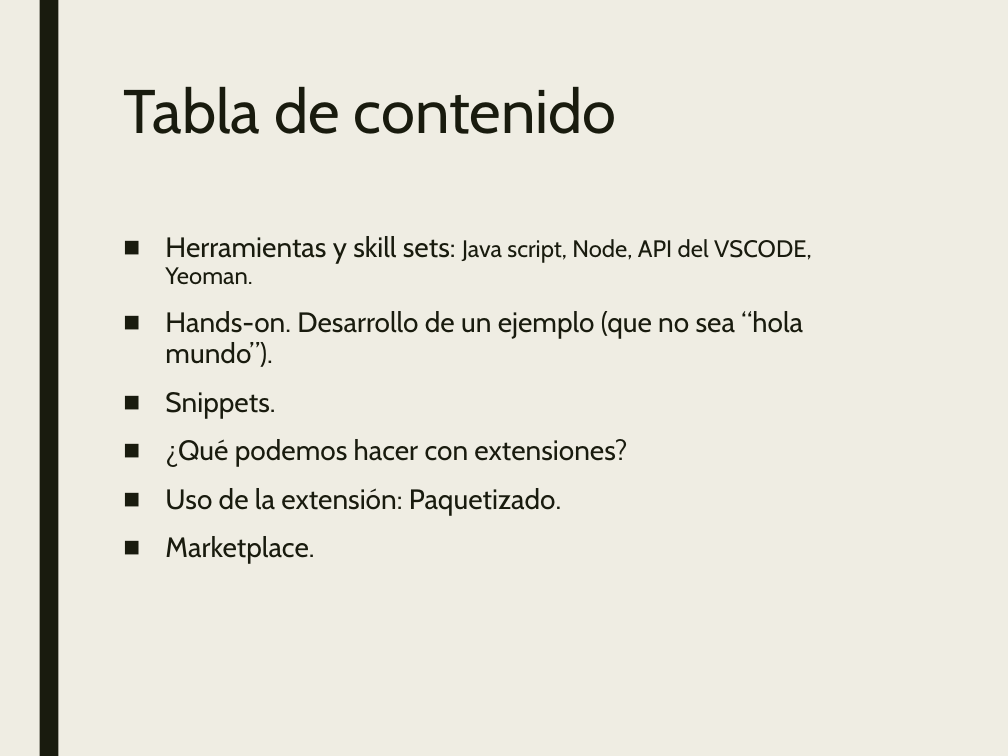
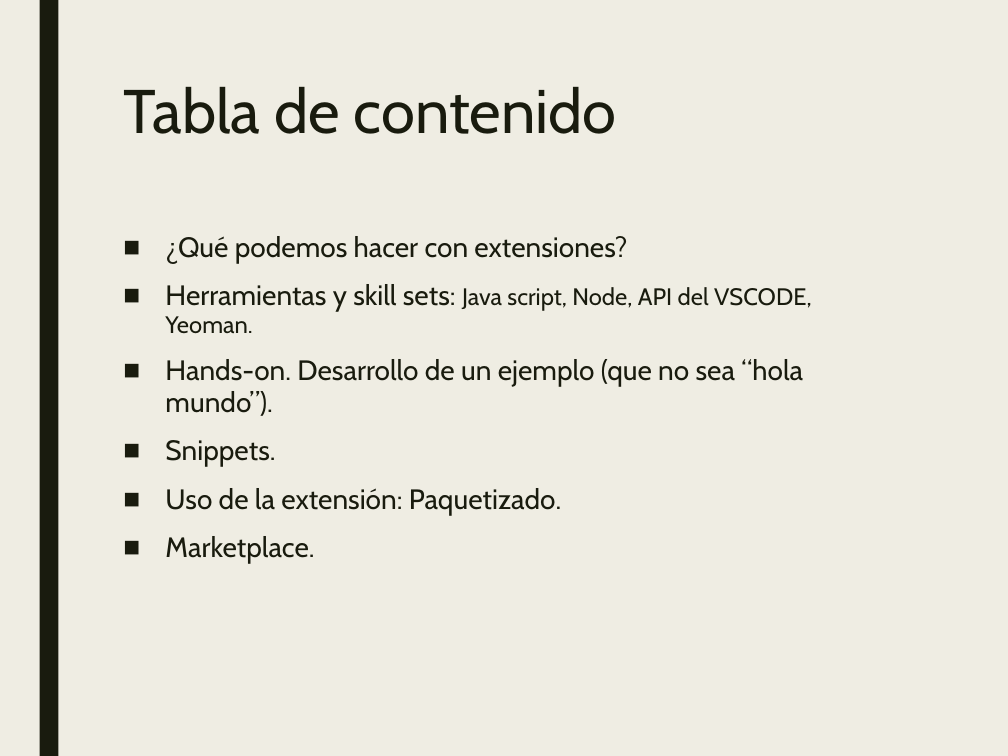
Before and after one commit to JalmarazMartn/dotnetrioja1, a slide deck: slide 4 of VSCODE Extensiones.ppt (slide 3 before the commit). Drawn at 1008x756 pixels with LibreOffice and Linux fonts; fonts in the diff are those of the drawing. Boxes give left, top, right and bottom in pixels: in the first picture for what was removed or moved away, otherwise in the second. Text is boxed around its words. In the diff, an @@ line names an element or a change of style, - is before the commit and + after.

Commit message:
Presentación

```diff
--- a/VSCODE Extensiones.ppt
+++ b/VSCODE Extensiones.ppt
@@ text at bbox=[165, 236, 627, 263]: paragraph added @@
+■ ¿Qué podemos hacer con extensiones?
@@ text at bbox=[165, 439, 627, 467]: paragraph removed @@
-■ ¿Qué podemos hacer con extensiones?
```
